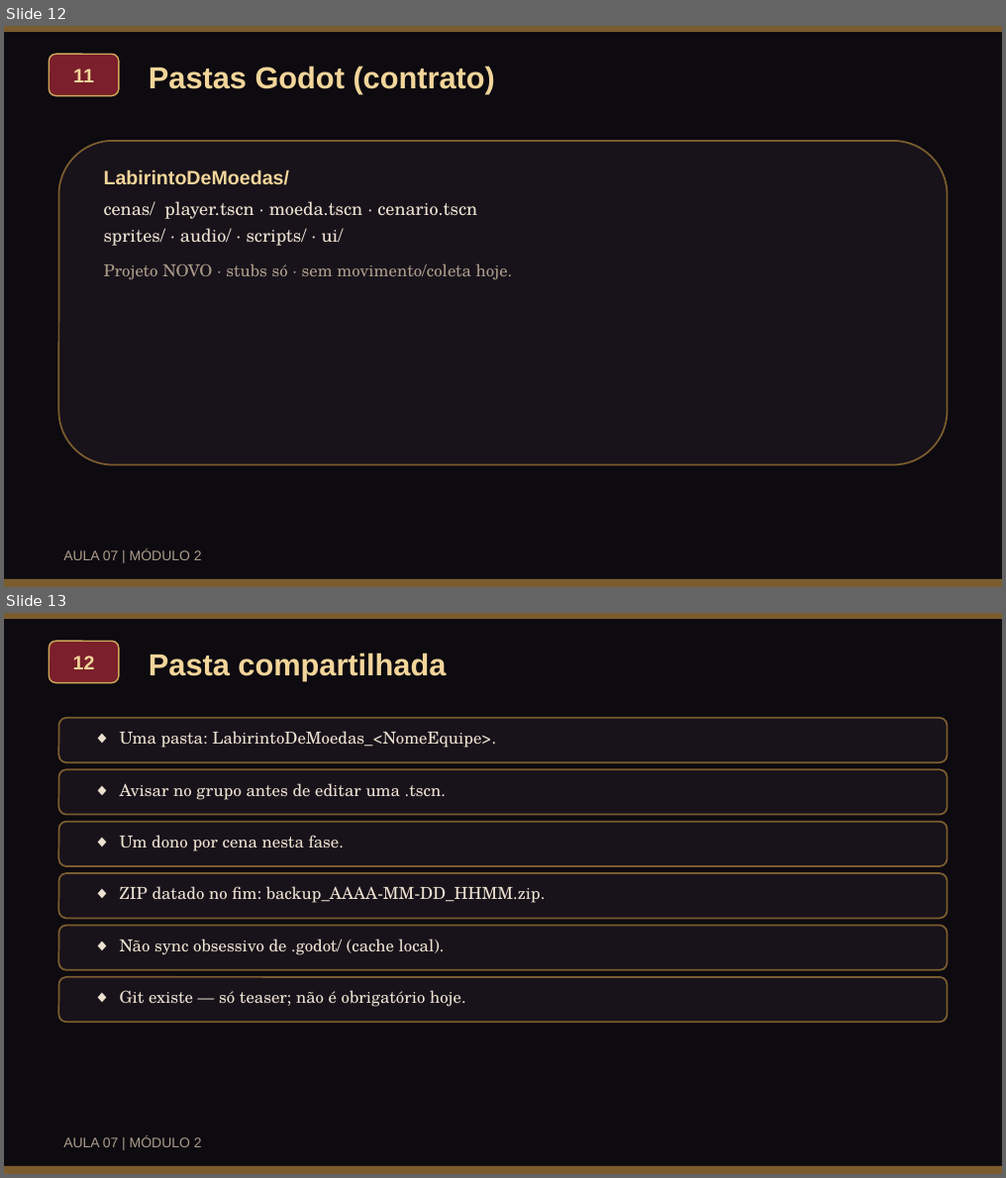
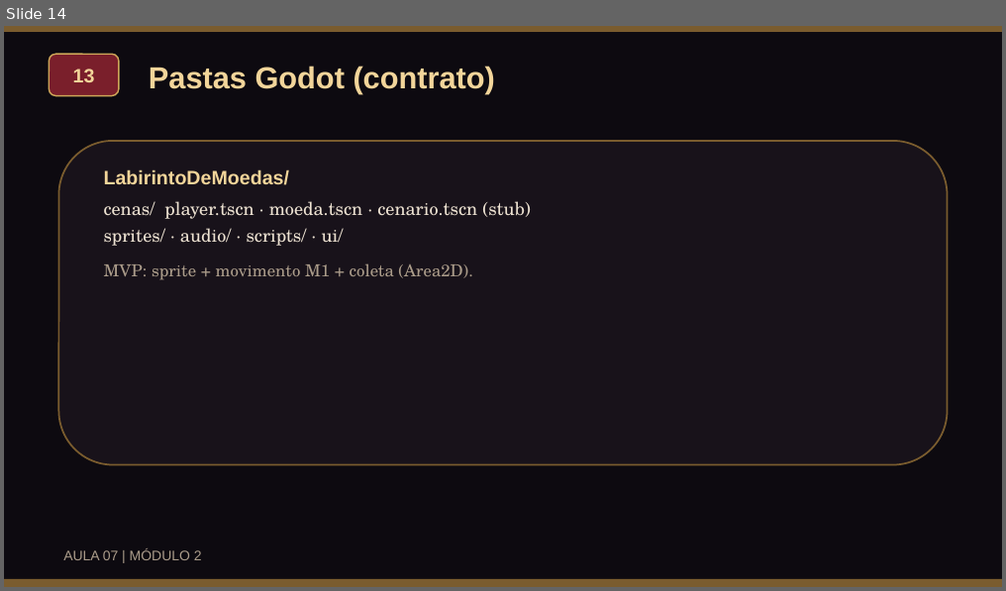
Before and after one commit to VonLuqi/fundamentos-de-jogos-digitais, a slide deck: assets/docs/aulas/aula07_papeis_workflow_slides.pptx. Shown one above the other, each under a label of ours: slides 12 and 13 before the commit, slide 14 after it. The pictures are 1006x1178 and 1006x591 pixels, drawn with LibreOffice and Linux fonts; fonts in the diff are those of the drawing. Boxes give left, top, right and bottom in pixels: in the first picture for what was removed or moved away, otherwise in the second. Text is boxed around its words. In the diff, an @@ line names an element or a change of style, - is before the commit and + after.

```diff
--- a/assets/docs/aulas/aula07_papeis_workflow_slides.pptx
+++ b/assets/docs/aulas/aula07_papeis_workflow_slides.pptx
@@ slide 13 removed at (4, 613, 1002, 1174), background #FFFFFF @@
@@ rectangle removed at (4, 613, 1002, 1173) @@
@@ rectangle removed at (4, 613, 1002, 619) @@
@@ rounded rectangle removed at (49, 641, 119, 683) @@
-12
@@ text removed at (149, 653, 446, 681) @@
-Pasta compartilhada
@@ rounded rectangle removed at (58, 718, 947, 762) @@
@@ text removed at (120, 731, 496, 748) @@
-◆ Uma pasta: LabirintoDeMoedas_<NomeEquipe>.
@@ rounded rectangle removed at (58, 769, 947, 815) @@
@@ text removed at (120, 783, 446, 800) @@
-◆ Avisar no grupo antes de editar uma .tscn.
@@ rounded rectangle removed at (58, 822, 947, 866) @@
@@ text removed at (120, 835, 344, 852) @@
-◆ Um dono por cena nesta fase.
@@ rounded rectangle removed at (58, 873, 947, 918) @@
@@ text removed at (120, 886, 546, 903) @@
-◆ ZIP datado no fim: backup_AAAA-MM-DD_HHMM.zip.
@@ rounded rectangle removed at (58, 926, 947, 970) @@
@@ text removed at (120, 939, 445, 956) @@
-◆ Não sync obsessivo de .godot/ (cache local).
@@ rounded rectangle removed at (58, 977, 947, 1022) @@
@@ text removed at (120, 990, 466, 1007) @@
-◆ Git existe — só teaser; não é obrigatório hoje.
@@ text removed at (63, 1137, 202, 1148) @@
-AULA 07 | MÓDULO 2
@@ rectangle removed at (4, 1165, 1002, 1173) @@
@@ what was slide 12 is now slide 14 @@
@@ slide 14 changed as well @@
@@ text in rounded rectangle at (73, 69, 95, 82): text changed @@
-11
+13
@@ text at (104, 201, 531, 219): text changed @@
-cenas/ player.tscn · moeda.tscn · cenario.tscn
+cenas/ player.tscn · moeda.tscn · cenario.tscn (stub)
@@ text at (104, 264, 472, 280): text changed @@
-Projeto NOVO · stubs só · sem movimento/coleta hoje.
+MVP: sprite + movimento M1 + coleta (Area2D).
```
Also in this commit, not shown: 6 other slides changed, 10 slides added, 7 other slides removed, 43 other files.
